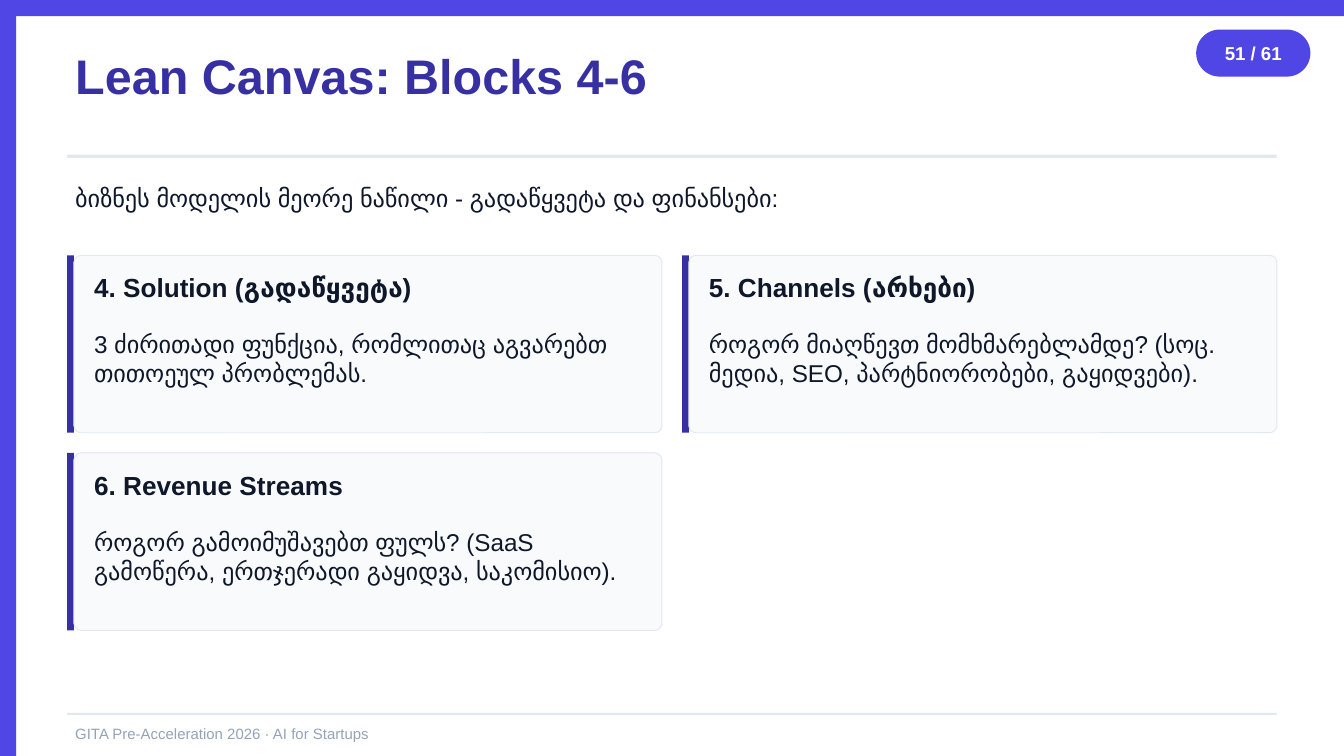
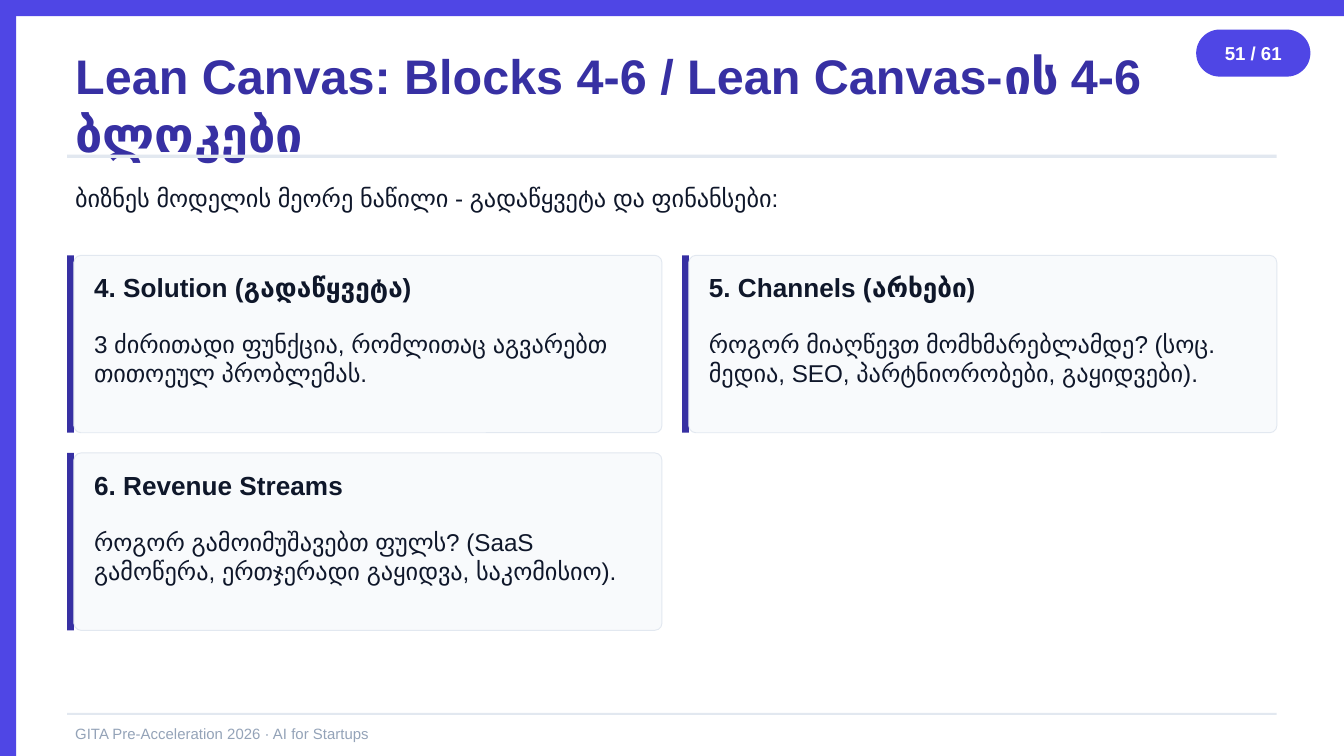
Before and after one commit to basilaia123/ai2026, a slide deck: slide 51 of GITA/Pre-Acceleration/2026-5h-AI-for-Startups/day1-slides.pptx. Drawn at 1344x756 pixels with LibreOffice and Linux fonts; fonts in the diff are those of the drawing. Boxes give left, top, right and bottom in pixels: in the first picture for what was removed or moved away, otherwise in the second. Text is boxed around its words. In the diff, an @@ line names an element or a change of style, - is before the commit and + after.

```diff
--- a/GITA/Pre-Acceleration/2026-5h-AI-for-Startups/day1-slides.pptx
+++ b/GITA/Pre-Acceleration/2026-5h-AI-for-Startups/day1-slides.pptx
@@ text at [75, 54, 1141, 162]: text changed @@
-Lean Canvas: Blocks 4-6
+Lean Canvas: Blocks 4-6 / Lean Canvas-ის 4-6 ბლოკები
```
Also in this commit, not shown: 29 other slides changed, 3 other files.
